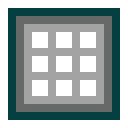
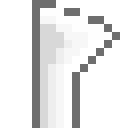
The second w=128, h=128 image is a revision of the first. Changes to its layers:
hid "Sieve" over bbox(8, 8, 120, 120)
added layer "Redirector" above "Iron Frame" over bbox(32, 0, 120, 128)
